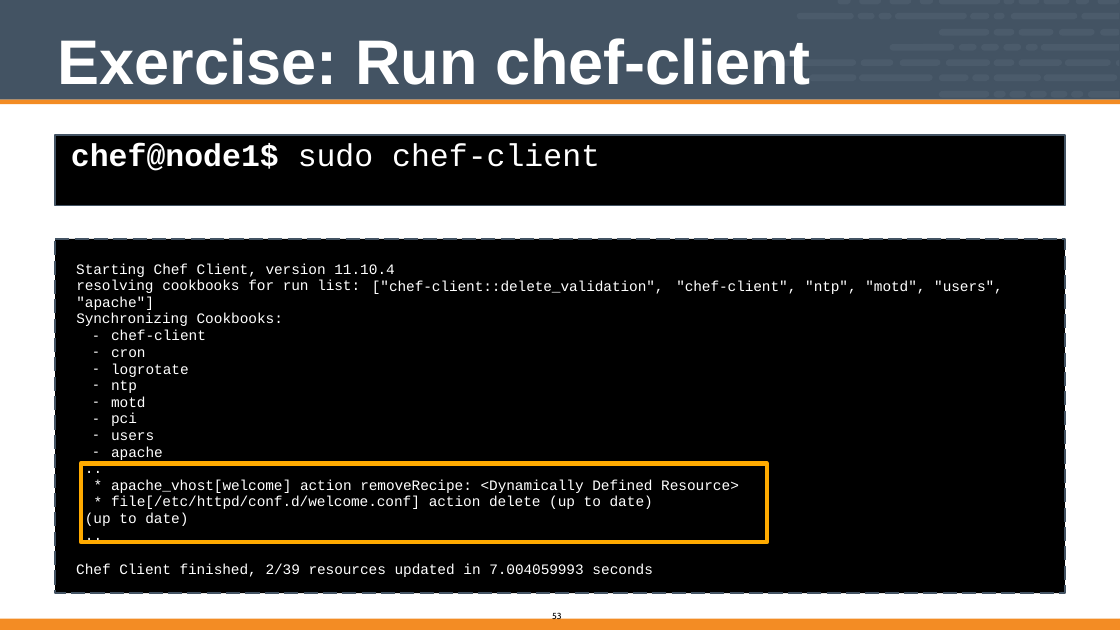
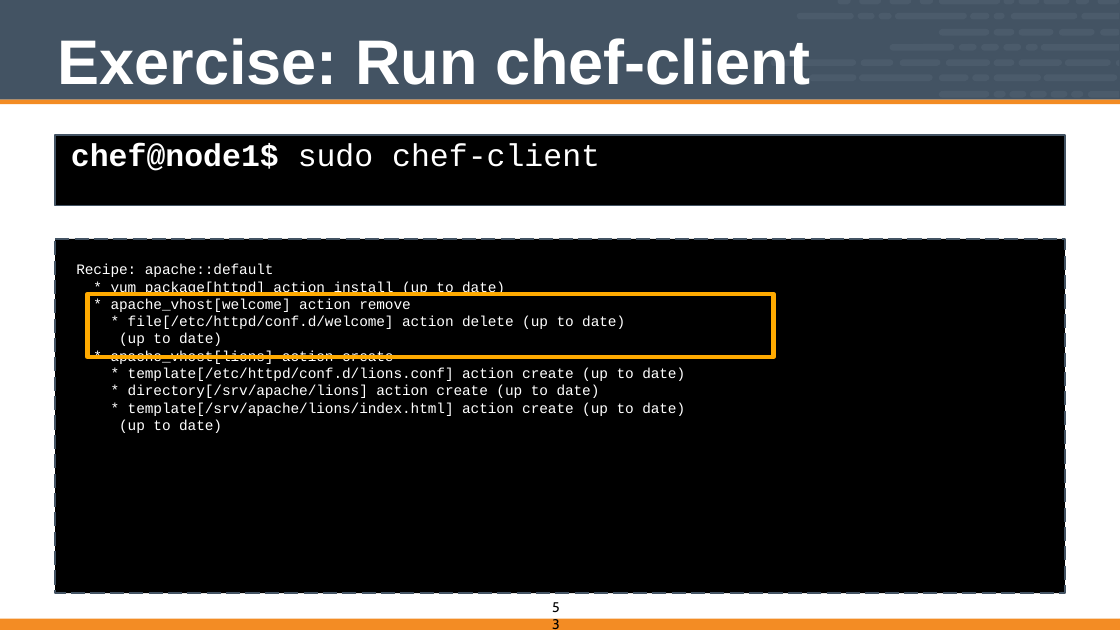
Before and after one commit to vinyar/chef-intermediate, a slide deck: slide 53 of Modules/04-Chef_Intermediate.pptx. Drawn at 1120x630 pixels with LibreOffice and Linux fonts; fonts in the diff are those of the drawing. Boxes give left, top, right and bottom in pixels: in the first picture for what was removed or moved away, otherwise in the second. Text is boxed around its words. In the diff, an @@ line names an element or a change of style, - is before the commit and + after.

Commit message:
Fixed code and other text formatting

```diff
--- a/Modules/04-Chef_Intermediate.pptx
+++ b/Modules/04-Chef_Intermediate.pptx
@@ text removed at [76, 264, 394, 277] @@
-Starting Chef Client, version 11.10.4
@@ text added at [76, 264, 685, 433], 16.5 pt, text #FFFFFF @@
+Recipe: apache::default
+* yum_package[httpd] action install (up to date)
+* apache_vhost[welcome] action remove
+* file[/etc/httpd/conf.d/welcome] action delete (up to date)
+(up to date)
+* apache_vhost[lions] action create
+* template[/etc/httpd/conf.d/lions.conf] action create (up to date)
+* directory[/srv/apache/lions] action create (up to date)
+* template[/srv/apache/lions/index.html] action create (up to date)
+(up to date)
@@ text removed at [76, 280, 360, 326] @@
-resolving cookbooks for run list: "apache"]
-Synchronizing Cookbooks:
@@ freeform shape: place and size @@
-freeform shape at [81, 463, 767, 542]
+freeform shape at [88, 294, 774, 357]
@@ text removed at [372, 280, 664, 294] @@
-["chef-client::delete_validation",
@@ text removed at [676, 280, 1003, 294] @@
-"chef-client", "ntp", "motd", "users",
@@ text removed at [111, 330, 206, 460] @@
-– chef-client
-– cron
-– logrotate
-– ntp
-– motd
-– pci
-– users
-– apache
-...
-*
-*
@@ text removed at [111, 479, 739, 509] @@
-apache_vhost[welcome] action removeRecipe: <Dynamically Defined Resource> file[/etc/httpd/conf.d/welcome.conf] action delete (up to date)
@@ text removed at [76, 513, 652, 577] @@
-(up to date)
-...
-Chef Client finished, 2/39 resources updated in 7.004059993 seconds
@@ page number: place and size @@
-page number at [552, 612, 562, 622]
+page number at [551, 598, 567, 630]
@@ page number at [551, 598, 567, 630]: size 10 to 16 pt @@
```
Also in this commit, not shown: 55 other slides changed.
